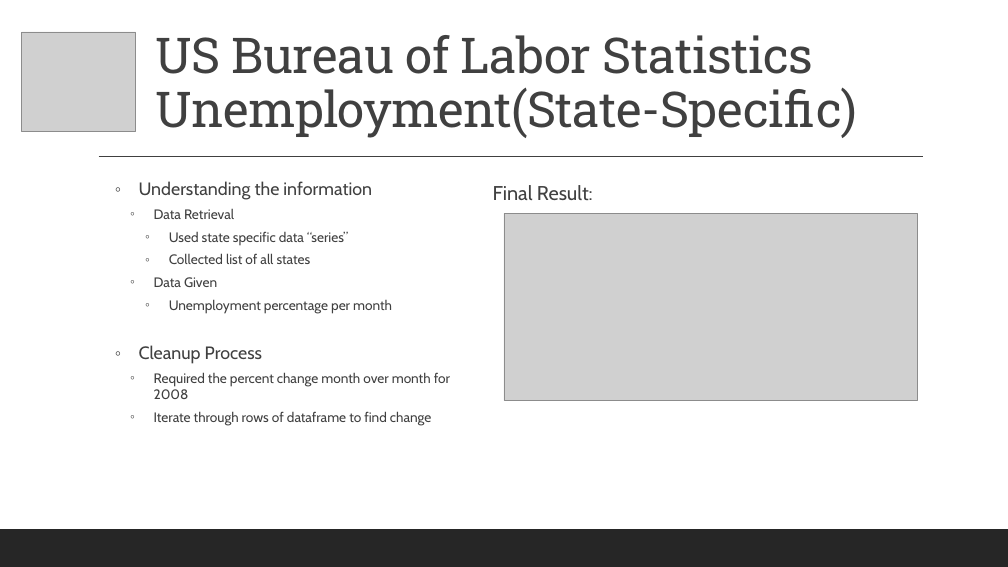
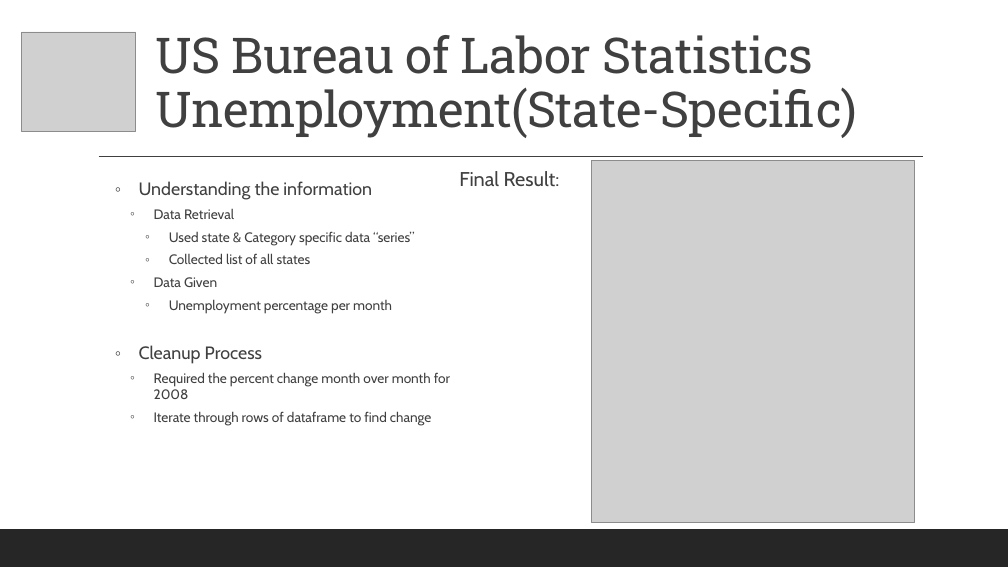
Before and after one commit to rsimeonoglou/group-project-1, a slide deck: slide 12 of Presentations/Stock Market Vs Unemployment v2.pptx. Drawn at 1008x567 pixels with LibreOffice and Linux fonts; fonts in the diff are those of the drawing; grey boxes stand for pictures. Boxes give left, top, right and bottom in pixels: in the first picture for what was removed or moved away, otherwise in the second. Text is boxed around its words. In the diff, an @@ line names an element or a change of style, - is before the commit and + after.

Commit message:
Updated 'State unemployment.ipynb' Updated 'presentation'

```diff
--- a/Presentations/Stock Market Vs Unemployment v2.pptx
+++ b/Presentations/Stock Market Vs Unemployment v2.pptx
@@ text "Final Result:": place and size @@
-text "Final Result:" at <box>493,185,593,200</box>
+text "Final Result:" at <box>459,171,560,186</box>
@@ picture added at <box>591,161,914,523</box> @@
@@ text at <box>169,231,414,246</box>: text changed @@
-      ◦ Used state specific data “series”
+      ◦ Used state & Category specific data “series”
@@ picture removed at <box>504,213,918,401</box> @@
```
Also in this commit, not shown: 2 other slides changed, 1 slide added, 18 other files.
